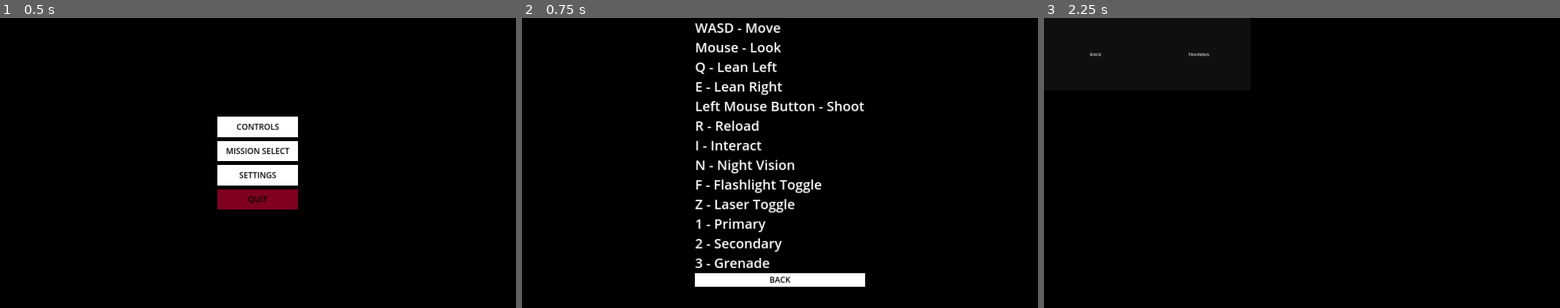
Above: before the commit, frames 1-3 (left to right).
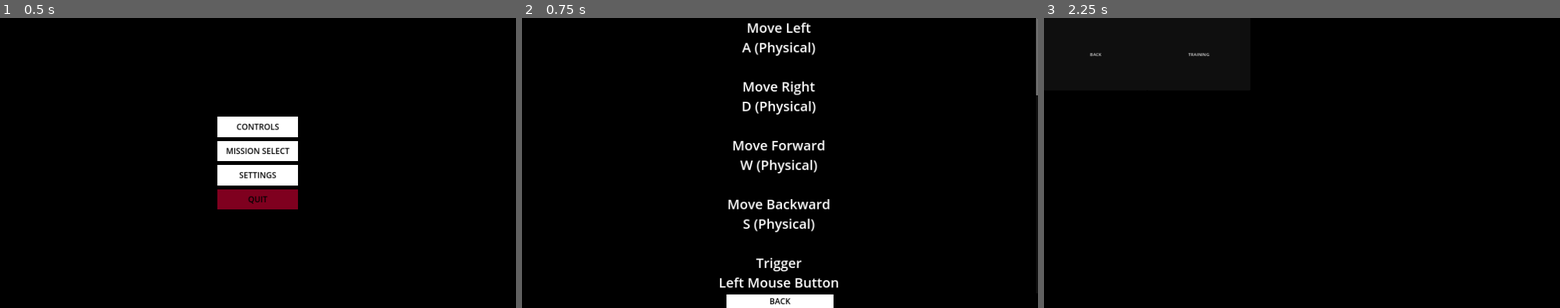
Above: after the commit, the same moments.

Repository: Ieida/Tactical-FPS-Godot
Game: Godot game, scene res://main_menu/main_menu.tscn
The game is run twice, just before and just after one commit, with the same random seed, the same clock (stepped at 60 frames per second) and the same inputs. The engine's default icon, where the game draws it, is replaced by a stand-in: a white triangle on a blue panel in a dark square. A sky picture missing from this copy of the repository is replaced by a grey-blue gradient.
Inputs:
- Up to frame 1 (0.5 s): no input
- Up to frame 2 (0.75 s): click "CONTROLS" at 0.5 s
- Up to frame 3 (2.25 s): click "BACK" at 1.25 s; click "MISSION SELECT" at 2 s

Frame 1 is identical in both runs. In frame 2, 8.1% of the frame differs, in the area x 33-100%, y 0-100%; in frame 3, nothing differs.

Commit message:
improved settings menu

Diff:
--- a/main_menu/main_menu.tscn
+++ b/main_menu/main_menu.tscn
@@ -65,6 +65,26 @@
 
 func _on_pressed():
 	get_tree().quit(0)
+"
+
+[sub_resource type="LabelSettings" id="LabelSettings_jacfy"]
+font_size = 50
+
+[sub_resource type="GDScript" id="GDScript_mf7w4"]
+resource_name = "controls_label"
+script/source = "extends Label
+
+func _ready():
+	text = \"\"
+	var actions = InputMap.get_actions()
+	for action in actions:
+		if action.begins_with(\"ui\"): continue
+		text += action.capitalize()
+		text += \"\\n\"
+		for event in InputMap.action_get_events(action):
+			text += event.as_text()
+			text += \"\\n\"
+		text += \"\\n\"
 "
 
 [sub_resource type="StyleBoxFlat" id="StyleBoxFlat_plait"]
@@ -256,37 +276,52 @@
 grow_horizontal = 2
 grow_vertical = 2
 
-[node name="VBoxContainer" type="VBoxContainer" parent="Controls"]
-layout_mode = 1
-anchors_preset = 13
-anchor_left = 0.5
-anchor_right = 0.5
-anchor_bottom = 1.0
-offset_left = -316.5
-offset_right = 316.5
-grow_horizontal = 2
-grow_vertical = 2
-
-[node name="Label" type="Label" parent="Controls/VBoxContainer"]
-layout_mode = 2
-theme_override_font_sizes/font_size = 50
-text = "WASD - Move
-Mouse - Look
-Q - Lean Left
-E - Lean Right
-Left Mouse Button - Shoot
-R - Reload
-I - Interact
-N - Night Vision
-F - Flashlight Toggle
-Z - Laser Toggle
-1 - Primary
-2 - Secondary
-3 - Grenade"
-
-[node name="Back" parent="Controls/VBoxContainer" instance=ExtResource("1_p7dyk")]
-custom_minimum_size = Vector2(0, 50)
-layout_mode = 2
+[node name="FlowContainer" type="BoxContainer" parent="Controls"]
+layout_mode = 1
+anchors_preset = 15
+anchor_right = 1.0
+anchor_bottom = 1.0
+grow_horizontal = 2
+grow_vertical = 2
+size_flags_horizontal = 6
+size_flags_vertical = 3
+alignment = 1
+vertical = true
+
+[node name="ScrollContainer" type="ScrollContainer" parent="Controls/FlowContainer"]
+layout_mode = 2
+size_flags_vertical = 3
+metadata/_edit_use_anchors_ = true
+
+[node name="Label" type="Label" parent="Controls/FlowContainer/ScrollContainer"]
+layout_mode = 2
+size_flags_horizontal = 6
+size_flags_vertical = 2
+text = "PLACEHOLDER
+PLACEHOLDER
+PLACEHOLDER
+PLACEHOLDER
+PLACEHOLDER
+PLACEHOLDER
+PLACEHOLDER
+PLACEHOLDER
+PLACEHOLDER
+PLACEHOLDER
+PLACEHOLDER
+PLACEHOLDER
+PLACEHOLDER
+PLACEHOLDER
+PLACEHOLDER
+PLACEHOLDER"
+label_settings = SubResource("LabelSettings_jacfy")
+horizontal_alignment = 1
+script = SubResource("GDScript_mf7w4")
+
+[node name="Back" parent="Controls/FlowContainer" instance=ExtResource("1_p7dyk")]
+custom_minimum_size = Vector2(400, 50)
+layout_mode = 2
+size_flags_horizontal = 6
+size_flags_vertical = 4
 theme_override_styles/normal = SubResource("StyleBoxFlat_plait")
 theme_override_styles/hover = SubResource("StyleBoxFlat_plait")
 theme_override_styles/pressed = SubResource("StyleBoxFlat_plait")
@@ -334,6 +369,7 @@
 toggle_mode = true
 text = "FULLSCREEN"
 script = SubResource("GDScript_sgqi8")
+stylebox = SubResource("StyleBoxFlat_cviua")
 
 [node name="HFlowContainer" type="HFlowContainer" parent="SettingsMenu/ScrollContainer/VFlowContainer"]
 custom_minimum_size = Vector2(500, 0)
Not shown: 1 places in main_menu/main_menu.tscn that only renumber resources
